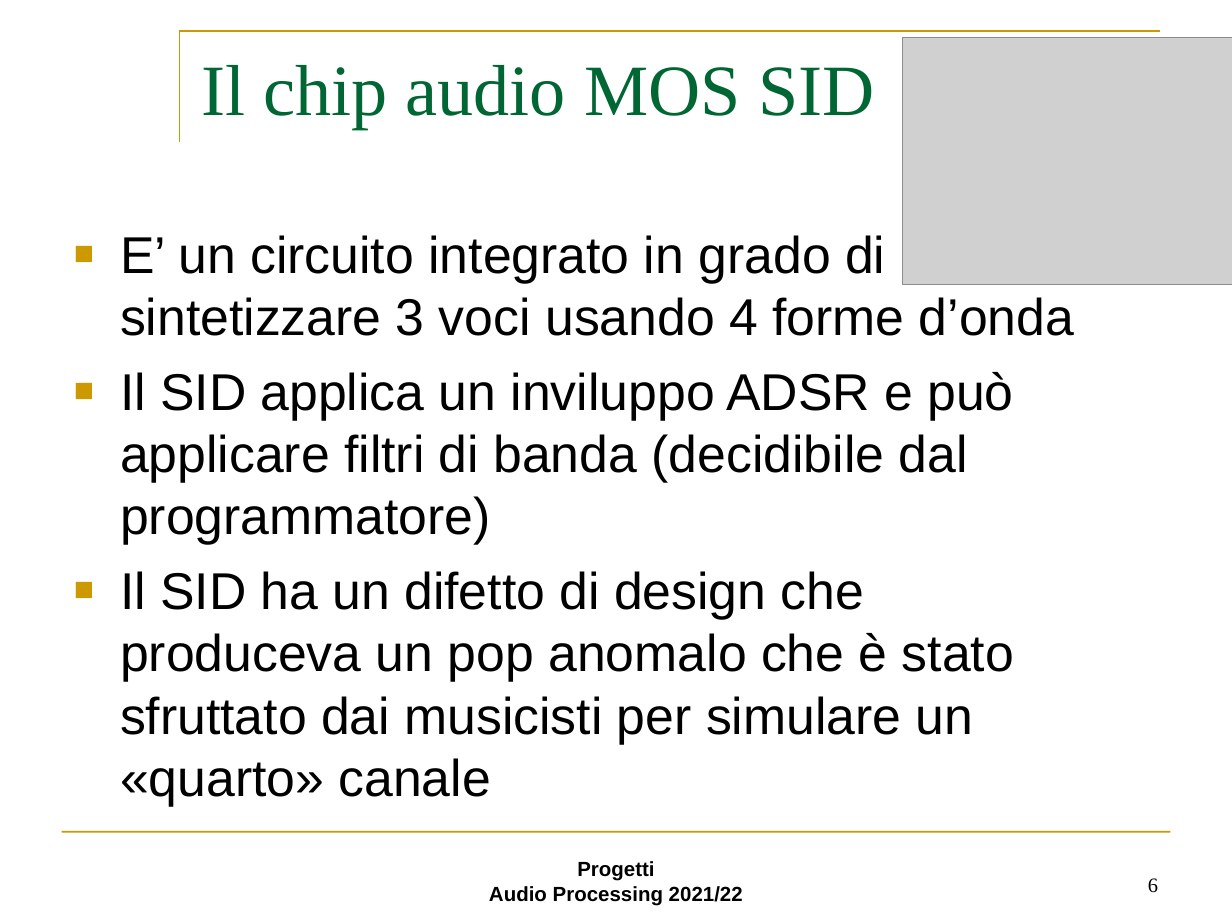
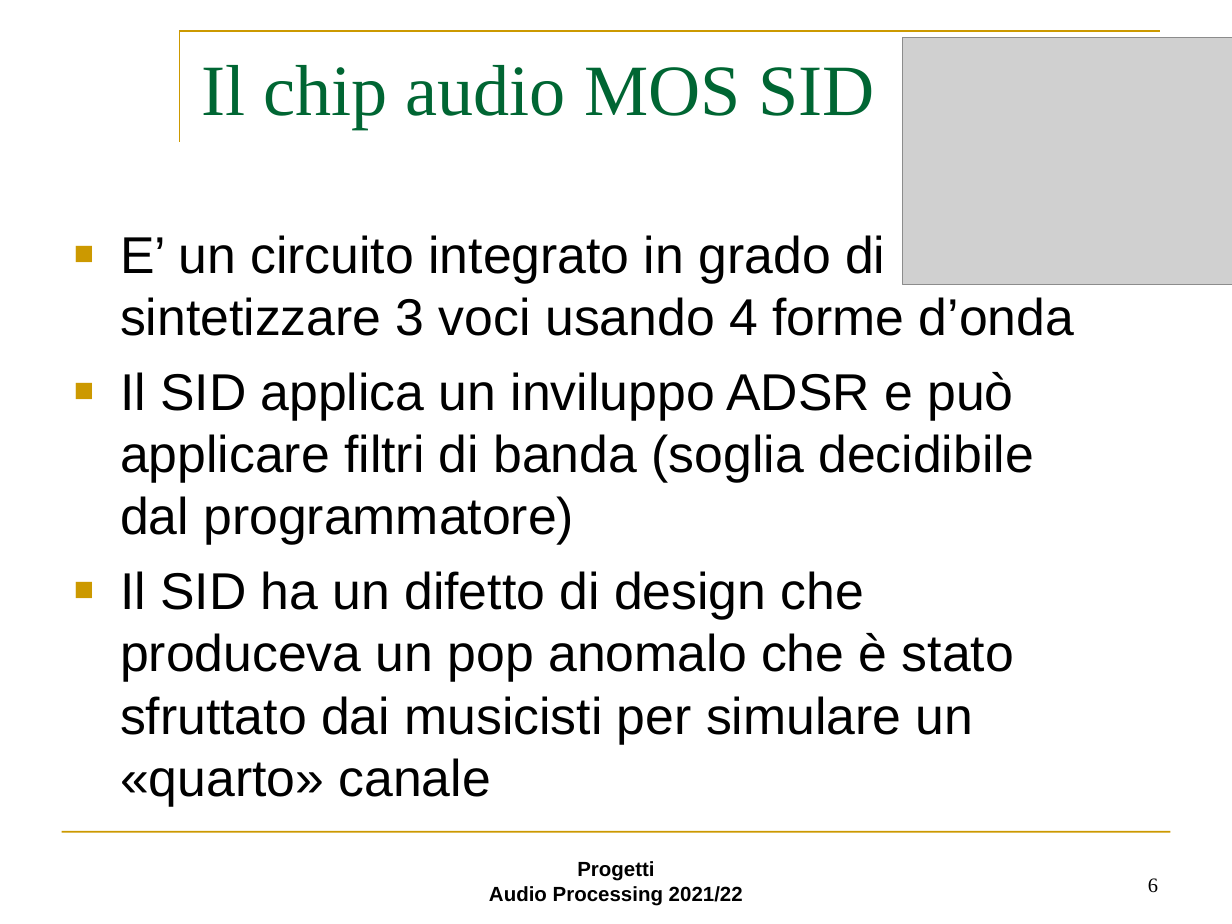
Before and after one commit to Gallo00/Progetto-AUDIO, a slide deck: slide 6 of step3.ppt. Drawn at 1232x924 pixels with LibreOffice and Linux fonts; fonts in the diff are those of the drawing; grey boxes stand for pictures; background and template pictures are left out. Boxes give left, top, right and bottom in pixels: in the first picture for what was removed or moved away, otherwise in the second. Text is boxed around its words. In the diff, an @@ line names an element or a change of style, - is before the commit and + after.

```diff
--- a/step3.ppt
+++ b/step3.ppt
@@ text at box(120, 372, 1034, 545): text changed @@
-■ Il SID applica un inviluppo ADSR e può applicare filtri di banda (decidibile dal programmatore)
+■ Il SID applica un inviluppo ADSR e può applicare filtri di banda (soglia decidibile dal programmatore)
```
Also in this commit, not shown: 3 other slides changed, 1 other file.
